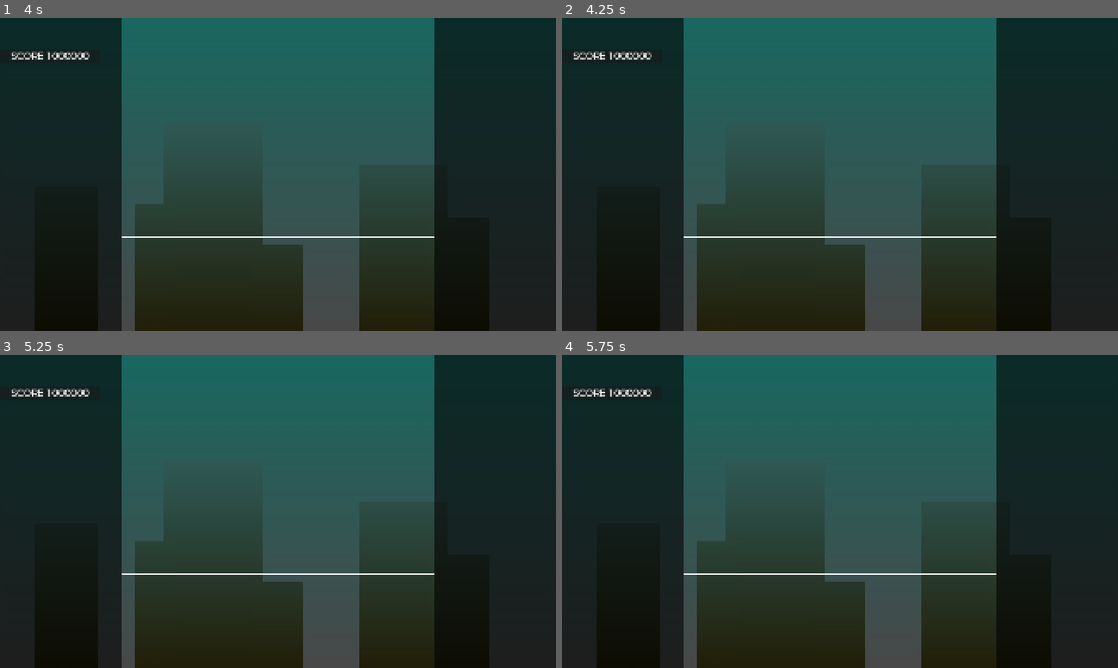
Above: before the commit, frames 1-4 (two rows, left to right).
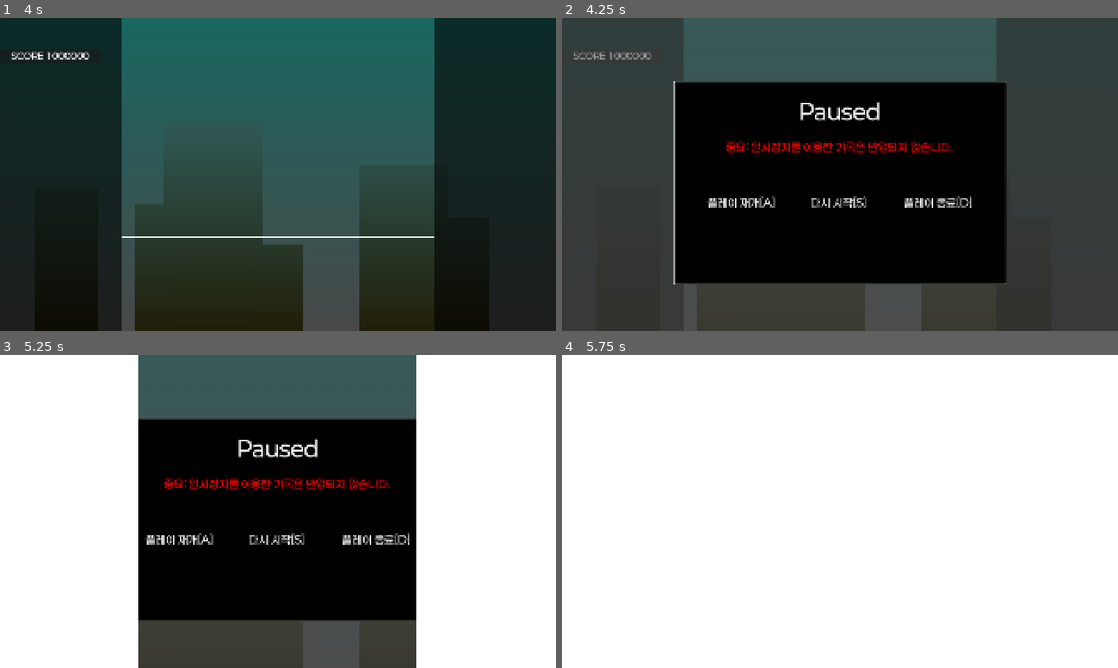
Above: after the commit, the same moments.

Repository: junu192857/Vexatonic-dash-2
Game: Godot game, scene res://Scenes/RhythmScene.tscn
The game is run twice, just before and just after one commit, with the same random seed, the same clock (stepped at 60 frames per second) and the same inputs. This scene is started directly instead of the project's main scene. Sound files missing from this copy of the repository are replaced by a short silence.
Inputs (mouse positions are in pixels of both pictures, inside the frame that each line leads up to):
- Up to frame 1 (4 s): tap Enter at 0.5, 0.6, 2, 3.5 s; move the mouse to (400, 158) at 0.52 s; hold Right 0.53-1.25 s; click (400, 158) at 0.67 s; tap Space at 0.77, 1.25, 2.75, 3.77 s; drag from (166, 190) to (250, 237) at 1.27 s; move the mouse to (333, 105) at 2.02 s; hold Right 2.03-2.75 s; tap Delete at 2.1 s; drag from (250, 237) to (111, 127) at 2.77 s; move the mouse to (444, 221) at 3.52 s; hold Left from 3.53 s (still down); tap Shift at 3.6 s
- Up to frame 2 (4.25 s): keep holding Left; tap Escape at 4.15 s
- Up to frame 3 (5.25 s): release Left at 4.25 s; drag from (111, 464) to (194, 433) at 4.27 s; tap Space at 5 s; move the mouse to (305, 511) at 5.02 s; hold S from 5.03 s (still down); tap J at 5.1 s; click (305, 511) at 5.17 s
- Up to frame 4 (5.75 s): keep holding S

Frame 1 is identical in both runs. In frame 2, 97% of the frame differs, in the area x 0-100%, y 0-100%; in frame 3, 98%; in frame 4, 100%.

Commit message:
일시정지 기능 구현
버그있음

Diff:
--- a/vexatonic-dash-2/Scripts/Autoloads/PausedInputManager.gd
+++ b/vexatonic-dash-2/Scripts/Autoloads/PausedInputManager.gd
@@ -13,6 +13,7 @@
 signal pressed_enter
 signal pressed_esc
 signal pressed_a
+signal pressed_s
 signal pressed_d
 
 func _input(event):
@@ -32,6 +33,9 @@
 			KEY_A:
 				if event.pressed and not event.is_echo():
 					pressed_a.emit()
+			KEY_S:
+				if event.pressed and not event.is_echo():
+					pressed_s.emit()
 			KEY_D:
 				if event.pressed and not event.is_echo():
 					pressed_d.emit()
--- a/vexatonic-dash-2/Scripts/Camera/CameraManager.gd
+++ b/vexatonic-dash-2/Scripts/Camera/CameraManager.gd
@@ -149,3 +149,45 @@
 		return Vector2(vp.x * 0.5 / camera.zoom.x, vp.y * 0.7 / camera.zoom.y)
 	else:
 		return Vector2(vp.x * 0.2 / camera.zoom.x, vp.y * 0.5 / camera.zoom.y)
+
+# 일시정지 되감기 전용: move()/_apply_triggers()의 누적 상태(단조증가 가정)를 건드리지 않고
+# 임의 시점(과거로도 이동 가능)의 카메라 상태를 매번 처음부터 다시 계산해서 그대로 적용
+func scrub_to(time: float) -> void:
+	var delta_y = 0.0
+	var zoom = 1.0
+	var delta_time = 0.0
+	var delta_rotation = 0.0
+	for tr in triggers:
+		if time < tr.start:
+			continue
+		var progress = 1.0 if tr.t <= 0.0 else clampf((time - tr.start) / tr.t, 0.0, 1.0)
+		match tr.type:
+			Trigger.TYPE.Move:
+				delta_y += Setting.mirror_y(tr.c) * progress
+			Trigger.TYPE.Rotate:
+				delta_rotation += deg_to_rad(tr.c) * progress
+			Trigger.TYPE.Zoom:
+				zoom += tr.c * progress
+			Trigger.TYPE.MoveX:
+				delta_time += tr.c * progress
+	camera.zoom = Vector2.ONE * zoom
+	set_camera_position()
+	rotation = delta_rotation
+	var effective_time = time + delta_time
+	position = Vector2(PositionCalculator.get_posx_from_time(effective_time), delta_y)
+
+# scrub_to() 사용 후, 정상 진행(move())을 재개하기 전에 호출: 단조증가 누적 상태를 초기화해서
+# 다음 move() 호출부터 현재 트리거 목록을 처음부터 다시 정확히 재계산하도록 함
+func reset_trigger_state() -> void:
+	_trigger_progress.fill(0.0)
+	earliest_remaining_trigger = 0
+	_initialized = false
+	triggered_delta_position = Vector2.ZERO
+	temp_delta_position = Vector2.ZERO
+	triggered_delta_zoom = 1.0
+	temp_delta_zoom = 0.0
+	triggered_zoom = false
+	triggered_delta_time = 0.0
+	temp_delta_time = 0.0
+	triggered_delta_rotation = 0.0
+	temp_delta_rotation = 0.0
--- a/vexatonic-dash-2/Scripts/Ingame/IngameDataManager.gd
+++ b/vexatonic-dash-2/Scripts/Ingame/IngameDataManager.gd
@@ -27,6 +27,8 @@
 var margin_applicable: bool = false
 var _combo_lamp: ComboLamp = ComboLamp.FullVexatonic
 var best_score_border: int = 0
+# 일시정지를 한 번이라도 사용했으면 true - on_song_end()에서 기록 저장을 막는 용도
+var record_disabled: bool = false
 
 signal status_updated(status: GameStatus)
 signal all_notes_cleared
@@ -156,6 +158,8 @@
 	return Rank.D
 
 func on_song_end(chart_path: String) -> void:
+	if record_disabled:
+		return
 	var final_score = roundi(score + calculate_longNote_score(pressed_long_length))
 	var paint = roundi(calculate_longNote_score(pressed_long_length)) == 10000
 	var paint_ratio = pressed_long_length / total_long_length if total_long_length > 0 else 1.0
--- a/vexatonic-dash-2/Scripts/Ingame/RhythmManager.gd
+++ b/vexatonic-dash-2/Scripts/Ingame/RhythmManager.gd
@@ -9,6 +9,7 @@
 @onready var line = $CharacterHolder/Line
 @onready var lineSprite = $CharacterHolder/Line/Sprite2D
 @onready var character_holder:Node2D = $CharacterHolder
+@onready var pausedPanelHolder: Control = $"../CanvasLayer/Control/PausedPanelHolder"
 
 var characters: Array[Character]
 
@@ -26,6 +27,11 @@
 
 const COUNTDOWN_TIME = 3000
 var level_path: String
+
+# ============================== 일시정지 ==================================
+var paused_time: float = 0.0
+var is_resuming_animation: bool = false
+var resuming_from_pause: bool = false
 
 var loaded: bool = false
 # Called when the node enters the scene tree for the first time.
@@ -44,6 +50,10 @@
 	InputManager.pressed_j.connect(func(): _on_pressed(2, false))
 	InputManager.released_j.connect(func(): _on_released(2, false))
 	InputManager.pressed_space.connect(func(): _on_pressed(3, true))
+	InputManager.pressed_esc.connect(_on_pressed_esc)
+	PausedInputManager.pressed_a.connect(_on_pause_resume_pressed)
+	PausedInputManager.pressed_s.connect(_on_pause_restart_pressed)
+	PausedInputManager.pressed_d.connect(_on_pause_quit_pressed)
 
 	#채보 경로 설정
 	level_path = "res://Charts/Tutorial" if Setting.is_tutorial else Setting.selected_chart_dir
@@ -119,7 +129,13 @@
 
 func _physics_process(delta: float) -> void:
 	if (not game_finished):
-		if (not music_started):
+		if (resuming_from_pause):
+			time = Time.get_ticks_msec() - time_start_tick - COUNTDOWN_TIME
+			if time >= paused_time:
+				musicPlayer.stream_paused = false
+				resuming_from_pause = false
+				is_resuming_animation = false
+		elif (not music_started):
 			if (Setting.is_tutorial and Time.get_ticks_msec() - time_start_tick > 1000.0 and need_refresh_tutorial):
 				time_start_tick = Time.get_ticks_msec()
 				need_refresh_tutorial = false
@@ -370,5 +386,64 @@
 	if not game_finished:
 		noteHolders[p_color].process_release(time, is_left)
 
+#================================== 일시정지 =================================
+
+func _on_pressed_esc():
+	if game_finished or get_tree().paused:
+		return
+	if time < -COUNTDOWN_TIME * 0.5:
+		return
+	_pause_game()
+
+func _pause_game():
+	paused_time = time
+	$IngameDataManager.record_disabled = true
+	for holder in noteHolders:
+		holder.force_pause(paused_time)
+	musicPlayer.stream_paused = true
+	pausedPanelHolder.visible = true
+	get_tree().paused = true
+
+func _on_pause_resume_pressed():
+	if not get_tree().paused or is_resuming_animation:
+		return
+	is_resuming_animation = true
+	pausedPanelHolder.visible = false
+	var rewind_target = max(paused_time - 2000.0, -3000.0)
+	var rewind_tween = create_tween()
+	rewind_tween.set_pause_mode(Tween.TWEEN_PAUSE_PROCESS)
+	rewind_tween.tween_method(_update_rewind_visual, paused_time, rewind_target, 1.0)
+	rewind_tween.tween_callback(_start_resume_catchup.bind(rewind_target))
+
+# 되감기 애니메이션 도중 매 프레임 호출: 카메라와 스크롤 기준점을 되감기 시점에 맞춤
+# (캐릭터 개별 위치는 PositionCalculator의 단조증가 가정 때문에 되감기 중엔 갱신하지 않고
+#  정상 진행이 재개되면 _physics_process가 다시 정확히 따라잡음)
+func _update_rewind_visual(t: float) -> void:
+	cameraManager.scrub_to(t)
+	character_holder.position = Vector2(PositionCalculator.get_posx_from_time(t), cameraManager.position.y)
+
+func _start_resume_catchup(resume_target: float) -> void:
+	PositionCalculator.reset_monotonic_index()
+	cameraManager.reset_trigger_state()
+	time_start_tick = Time.get_ticks_msec() - COUNTDOWN_TIME - resume_target
+	resuming_from_pause = true
+	get_tree().paused = false
+
+func _on_pause_restart_pressed():
+	if not get_tree().paused or is_resuming_animation:
+		return
+	is_resuming_animation = true
+	get_tree().paused = false
+	await TransitionOverlay.close()
+	get_tree().reload_current_scene()
+
+func _on_pause_quit_pressed():
+	if not get_tree().paused or is_resuming_animation:
+		return
+	is_resuming_animation = true
+	get_tree().paused = false
+	await TransitionOverlay.close()
+	get_tree().change_scene_to_file("res://Scenes/SelectSong.tscn")
+
 
 #===================================================================================
--- a/vexatonic-dash-2/Scripts/Note/NoteHolder.gd
+++ b/vexatonic-dash-2/Scripts/Note/NoteHolder.gd
@@ -134,6 +134,21 @@
 				note.release_hold(is_left, time)
 	_advance_earliest_unprocessed()
 
+# 일시정지 시 호출: 시점만 처리되고 종점은 미처리인 롱노트를 전부 강제 Miss 처리
+# (홀드 중이었다면 그 시점까지 Paint를 finalize한 뒤 Miss 처리)
+func force_pause(time: float) -> void:
+	for note in notes:
+		if note.get_data().type == 1 and note.is_hit and not note.end_judged:
+			_force_pause_miss(note, time)
+	_advance_earliest_unprocessed(time)
+
+func _force_pause_miss(note: Note, time: float) -> void:
+	note.end_judged = true
+	if note.is_holding_anyway():
+		note.finalize_hold_time(time)
+		note.update_last_hold_visual()
+	note.spread_judgement(Note.Judgement.MISS, note.get_marker(), true)
+
 func move_to_next_note() -> bool:
 	current_index += 1
 	if notes.size() - 1 < current_index:
